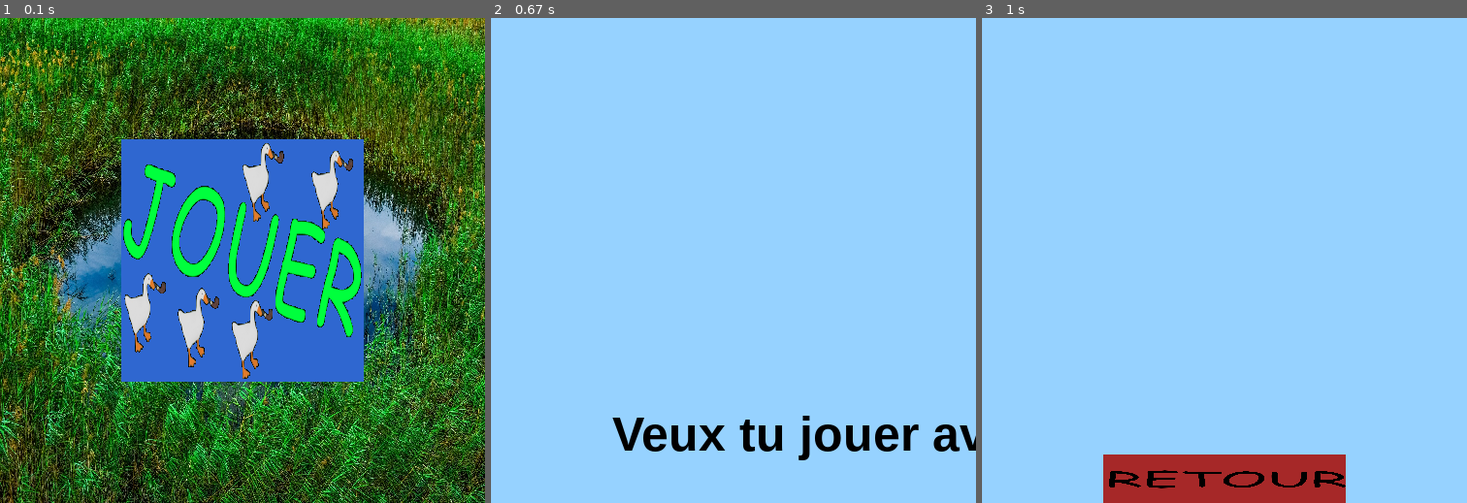
Above: before the commit, frames 1-3 (left to right).
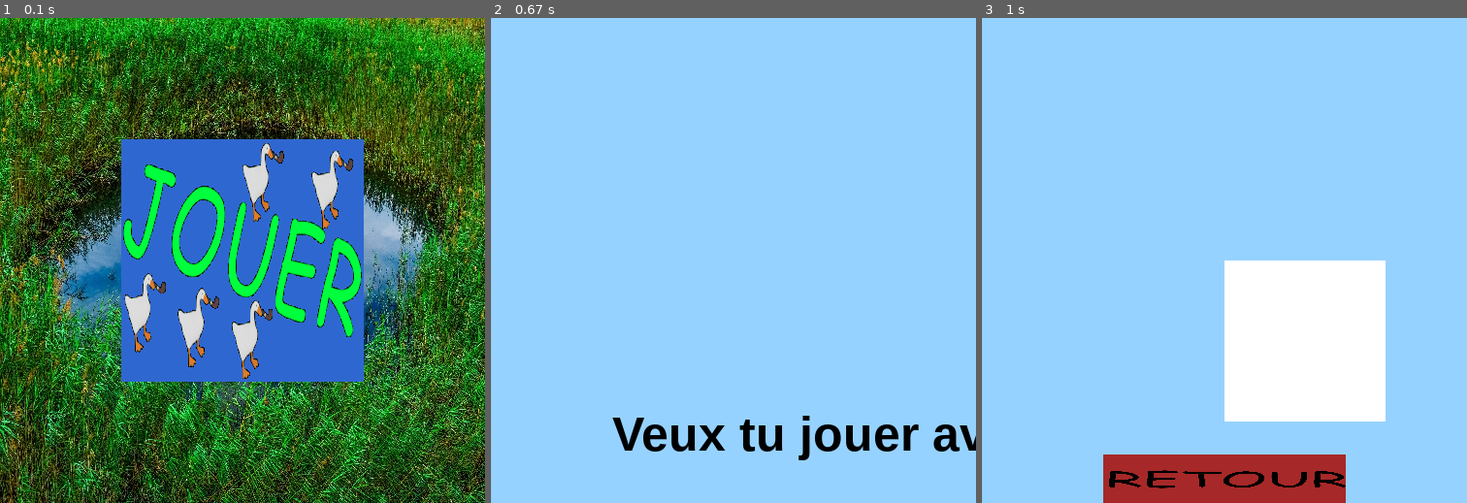
Above: after the commit, the same moments.

Repository: chokinyan/nsi-projet
Game: pygame game, started from projet nsi/projet.py
Same seed, same stepped clock (60 frames per second), same inputs: the game is played once before the commit and once after it.
Inputs (mouse positions are in pixels of both pictures, inside the frame that each line leads up to):
- Up to frame 1 (0.1 s): no input
- Up to frame 2 (0.67 s): press the mouse at (733, 260) at 0.37 s; move the mouse to (655, 221) at 0.47 s; release the mouse at (583, 187) at 0.6 s
- Up to frame 3 (1 s): press the mouse at (1224, 260) at 0.7 s; move the mouse to (1253, 279) at 0.8 s; release the mouse at (1282, 304) at 0.93 s

Frames 1-2 are identical in both runs. In frame 3, 11% of the frame differs, in the area x 50-84%, y 50-84%.

Commit message:
text input petit améliration

Diff:
--- a/projet nsi/add_pygame.py
+++ b/projet nsi/add_pygame.py
@@ -1,5 +1,4 @@
 import pygame
-import inspect
 class Button:
     """comme son nom l'indique permet de cré de bouton clicable\n
         quoi jsp ecrire francais ?\n
@@ -84,19 +83,22 @@
         self.focus = False
         self.taille = size
         self.surface = screen
-        self.surftext = self.surface.blit(pygame.font.SysFont(None, self.taille).render(self.text,False,self.color,(255,255,255)),self.pos)
         self.bg = bg
+        self.surftext = self.surface.blit(pygame.font.SysFont(None, self.taille).render(self.text,False,self.color,self.bg),self.pos)
         self.sub = screen.subsurface(self.pos)
         self.nb_max = nb_car_max
+        self.update()
+        self.cursor = pygame.mouse.get_cursor().copy()
 
     def draw(self,event : pygame.event.Event) -> None:
 
         pos_mouse = pygame.mouse.get_pos()
         click = True if pygame.mouse.get_pressed()[0] else False
+        pygame.mouse.set_cursor(self.cursor)
 
         if self.pos.collidepoint(pos_mouse):
 
-            #pygame.mouse.set_cursor(pygame.SYSTEM_CURSOR_IBEAM)
+            pygame.mouse.set_cursor(pygame.SYSTEM_CURSOR_IBEAM)
 
             if click and not(self.focus):
                 self.focus = True
@@ -153,7 +155,7 @@
             self.surface.blit(self.sub.copy(),self.pos)
 
     def texte_edit(self) -> None:
-        self.surftext = pygame.font.SysFont(None, self.taille).render(self.text,False,self.color,(255,255,255))
+        self.surftext = pygame.font.SysFont(None, self.taille).render(self.text,False,self.color,self.bg)
         txt_size = self.surftext.get_width() if type(self.surftext) == pygame.surface.Surface else self.surftext.x
         while self.info["w"] < txt_size:
             self.text = self.text[:-1]
--- a/projet nsi/projet.py
+++ b/projet nsi/projet.py
@@ -221,7 +221,7 @@
     def choix_nom(self) -> None:
         self.etat = "choix_nom"
         ((self.disp).scr).fill((150,210,255,0))
-        textinp["nom"] = addp.TextInput(screen = self.disp.scr,color=(125,120,60,5),bg = (255,255,255))
+        textinp["nom"] = addp.TextInput(screen = self.disp.scr,color=(125,120,60,5),bg = (255,255,255),x = self.taille_screen[0]/2,y = self.taille_screen[1]/2,h = self.taille_screen[1]/3,w = self.taille_screen[0]/3)
 
     def partie(self) -> None:
         self.etat = "partie"
@@ -384,12 +384,6 @@
                         last_screen = pyg.display.get_window_size()
                         ecran.scr = pyg.display.set_mode((0,0),pyg.FULLSCREEN)
                         etat.reload_screen()
-
-                if event.key == pyg.K_a:
-                    try:
-                        print(textinp["nom"])
-                    except:
-                        print("zrzrzrezrzerze")
 
             """elif event.type == pyg.WINDOWFOCUSLOST:
                 py.notification.notify(
